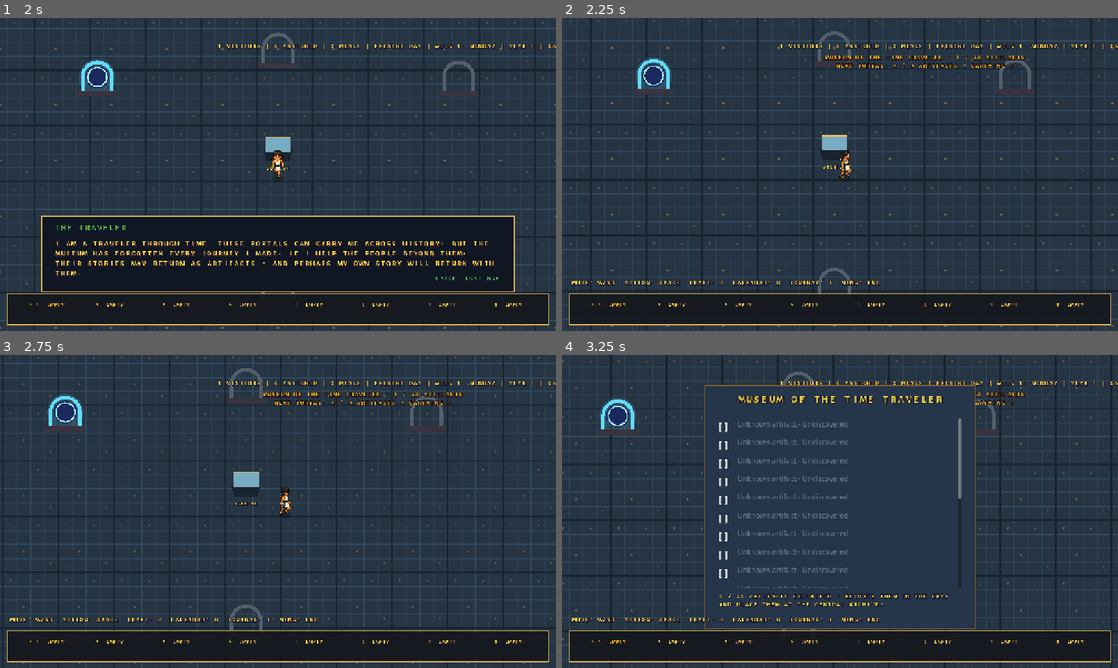
Above: before the commit, frames 1-4 (two rows, left to right).
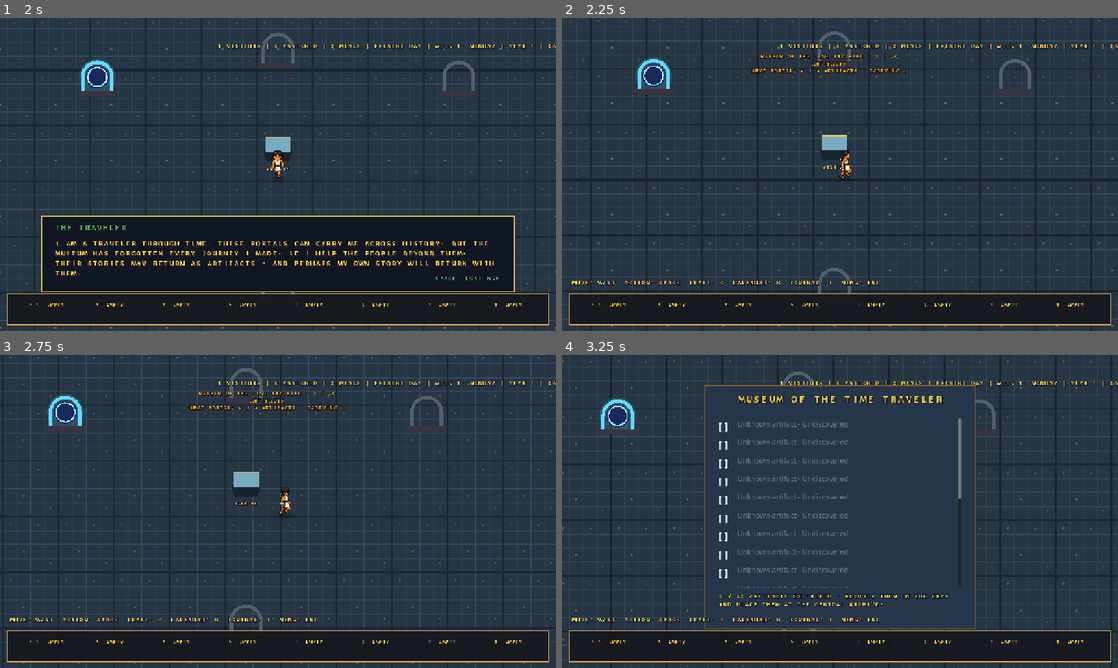
Above: after the commit, the same moments.

Repository: danisanchezcrespo/stardew
Game: Godot game, scene res://main.tscn
The game is run twice, just before and just after one commit, with the same random seed, the same clock (stepped at 60 frames per second) and the same inputs.
Inputs (mouse positions are in pixels of both pictures, inside the frame that each line leads up to):
- Up to frame 1 (2 s): tap Enter at 0.5 s; move the mouse to (400, 158) at 0.52 s; hold D (move_right) 0.53-1.28 s; hold Space (craft_confirm) 0.53-1.28 s; click (400, 158) at 0.67 s; move the mouse to (166, 190) at 1.27 s; hold S (menu_down) from 1.28 s (still down); tap Tab (next_villager) at 1.35 s
- Up to frame 2 (2.25 s): tap Space (craft_confirm) at 2 s; move the mouse to (895, 105) at 2.02 s; release S (menu_down) at 2.03 s; hold D (move_right) from 2.03 s (still down); hold B (open_calendar) from 2.03 s (still down)
- Up to frame 3 (2.75 s): keep holding D (move_right); keep holding B (open_calendar)
- Up to frame 4 (3.25 s): move the mouse to (812, 574) at 2.77 s; release D (move_right) at 2.78 s; release B (open_calendar) at 2.78 s; hold W (menu_up) from 2.78 s (still down); tap M (open_collection) at 2.85 s; click (812, 574) at 2.92 s

Frame 1 is identical in both runs. In frame 2, 1.0% of the frame differs, in the area x 34-84%, y 11-18%; in frame 3, 1.0%; in frame 4, 0.2%.

Commit message:
Polish building interaction panels

Diff:
--- a/godot/gameplay/main_game.gd
+++ b/godot/gameplay/main_game.gd
@@ -766,11 +766,11 @@
 	population_label.add_theme_font_size_override("font_size", 16)
 	layer.add_child(population_label)
 	objective_label = Label.new()
-	objective_label.position = Vector2(500, 84)
-	objective_label.size = Vector2(670, 58)
+	objective_label.position = Vector2(420, 82)
+	objective_label.size = Vector2(390, 78)
 	objective_label.horizontal_alignment = HORIZONTAL_ALIGNMENT_CENTER
 	objective_label.autowrap_mode = TextServer.AUTOWRAP_WORD_SMART
-	objective_label.add_theme_font_size_override("font_size", 16)
+	objective_label.add_theme_font_size_override("font_size", 14)
 	objective_label.add_theme_color_override("font_color", Color("#f0cc72"))
 	layer.add_child(objective_label)
 	interaction_label = Label.new()
@@ -1433,7 +1433,9 @@
 func _sleep_to_next_day() -> void:
 	if day_summary_open: return
 	var home: Variant = _player_home_target()
-	if home != null: player.position = home.global_position + Vector2(0, 38)
+	# Wake at the building's configured exterior use port, never inside its
+	# collision footprint.
+	if home != null: player.position = home.interaction_position()
 	day_time_seconds = MORNING_TIME_SECONDS
 	_record_year_end_if_needed()
 	var next_day: Dictionary = meta_progression.advance_day()
@@ -2129,6 +2131,8 @@
 		building_details_body.text = "UNDER CONSTRUCTION\n\nMaterials\n%s\n\nWork: %d%%\nHealth: stable" % ["\n".join(materials), roundi(site.work_progress() * 100.0)]
 		var deliverable := _construction_deliverable(site)
 		construction_delivery_popup.visible = not deliverable.is_empty()
+		building_context_button.visible = not deliverable.is_empty()
+		building_context_button.text = "DELIVER ALL AVAILABLE MATERIALS"
 		if not deliverable.is_empty():
 			var delivery_rows: Array[String] = []
 			for index in range(deliverable.size()):
@@ -2141,8 +2145,8 @@
 					construction_delivery_icons[index].texture = ItemIconAtlasType.icon(item_id)
 					construction_delivery_icons[index].visible = true
 			for index in range(deliverable.size(), construction_delivery_icons.size()): construction_delivery_icons[index].visible = false
-			construction_delivery_label.text = "DELIVER MATERIALS\n\n%s\n\nSPACE  Deliver all available" % "\n".join(delivery_rows)
-		building_details_controls.text = "Space: %s    Esc: close" % ("deliver shown materials" if not deliverable.is_empty() else ("start building" if site.materials_complete() else "select a required material"))
+			construction_delivery_label.text = "AVAILABLE TO DELIVER\n\n%s" % "\n".join(delivery_rows)
+		building_details_controls.text = "%s    Esc: close" % ("Use the Deliver button" if not deliverable.is_empty() else ("Space: start building" if site.materials_complete() else "Bring one of the required materials"))
 		return
 	construction_delivery_popup.visible = false
 	building_details_controls.text = "Upgrade levels improve output speed by 25% - Esc: close"
--- a/godot/tests/test_diegetic_ux.gd
+++ b/godot/tests/test_diegetic_ux.gd
@@ -19,14 +19,16 @@
 	_expect(not InputMap.has_action("open_tech_tree") and not InputMap.has_action("sleep_day"), "Technology and sleep must not expose global shortcut actions.", failures)
 	var university_id := _place_and_complete(game, "university_plan", Vector2i(20, 12))
 	_expect(game.open_building_details(university_id) and game.building_context_button.visible, "The University must expose its study action in-world.", failures)
-	game.building_details_context_action()
+	game.building_context_button.pressed.emit()
 	_expect(game.tech_open, "Entering the University must open University Studies.", failures)
 	game.set_tech_open(false)
 	var home_id := _place_and_complete(game, "traveler_cottage_plan", Vector2i(10, 12))
 	game.day_time_seconds = game.DAY_LENGTH_SECONDS * 0.6
 	_expect(game.open_building_details(home_id) and game.building_context_button.text.contains("SLEEP"), "The Traveler's home must expose a Sleep button.", failures)
+	var wake_position: Vector2 = game.placed_targets[home_id].interaction_position()
 	game.building_details_context_action()
 	_expect(is_equal_approx(game.day_time_seconds, game.MORNING_TIME_SECONDS), "Sleeping through the home must wake the world at 07:00.", failures)
+	_expect(game.player.position.is_equal_approx(wake_position), "Sleeping must wake the player at the cottage's exterior use port.", failures)
 	game.queue_free(); await process_frame
 	if failures.is_empty(): print("PASS: diegetic UX"); quit(0); return
 	for failure: String in failures: push_error(failure)
--- a/godot/tests/test_physical_construction.gd
+++ b/godot/tests/test_physical_construction.gd
@@ -41,8 +41,8 @@
 	game.inventory.add("wood", 10)
 	game.select_quick_slot(_find_slot(game.inventory, "wood"))
 	_expect(game.open_building_details(instance_id), "Space flow should open construction details.", failures)
-	_expect(game.construction_delivery_popup.visible and game.construction_delivery_label.text.contains("Wood  x8") and game.construction_delivery_label.text.contains("SPACE  Deliver"), "Compatible inventory should open a polished delivery confirmation with its exact amount.", failures)
-	game.building_details_context_action()
+	_expect(game.construction_delivery_popup.visible and game.construction_delivery_label.text.contains("Wood  x8") and game.building_context_button.visible and game.building_context_button.text.contains("DELIVER"), "Compatible inventory should expose a clickable delivery button with its exact amount.", failures)
+	game.building_context_button.pressed.emit()
 	game.close_building_details()
 	_expect(game.inventory.count("wood") == 2, "Excess delivered wood should remain with the player.", failures)
 	game.inventory.add("mud_bricks", 10)
--- a/godot/ui/game_theme.gd
+++ b/godot/ui/game_theme.gd
@@ -31,18 +31,20 @@
 		result.set_font(rich_font, "RichTextLabel", PIXEL)
 	result.set_font_size("font_size", "Button", 19)
 	result.set_font_size("font_size", "OptionButton", 18)
-	result.set_color("font_color", "Button", cream)
-	result.set_color("font_hover_color", "Button", Color.WHITE)
-	result.set_color("font_pressed_color", "Button", Color.WHITE)
+	result.set_color("font_color", "Button", ink)
+	result.set_color("font_hover_color", "Button", Color("#201710"))
+	result.set_color("font_pressed_color", "Button", Color("#201710"))
+	result.set_color("font_disabled_color", "Button", Color("#716a5e"))
 	result.set_color("font_color", "LineEdit", ink)
 	result.set_color("font_placeholder_color", "LineEdit", Color(0.3, 0.24, 0.2, 0.55))
-	result.set_color("font_color", "OptionButton", cream)
-	result.set_stylebox("normal", "Button", _box(blue, blue.darkened(0.35), 2, 7))
-	result.set_stylebox("hover", "Button", _box(blue.lightened(0.12), gold, 2, 7))
-	result.set_stylebox("pressed", "Button", _box(Color("#114d60"), Color("#ffe09a"), 2, 7))
+	result.set_color("font_color", "OptionButton", ink)
+	result.set_stylebox("normal", "Button", _box(Color("#f3d995"), Color("#8e6a32"), 2, 7))
+	result.set_stylebox("hover", "Button", _box(Color("#ffe9ad"), gold, 3, 7))
+	result.set_stylebox("pressed", "Button", _box(Color("#ddb967"), Color("#fff0b8"), 2, 7))
+	result.set_stylebox("disabled", "Button", _box(Color("#a9a18e"), Color("#756f62"), 2, 7))
 	result.set_stylebox("focus", "Button", _box(Color(0, 0, 0, 0), Color("#ffe09a"), 2, 7))
-	result.set_stylebox("normal", "OptionButton", _box(blue, blue.darkened(0.35), 2, 6))
-	result.set_stylebox("hover", "OptionButton", _box(blue.lightened(0.12), gold, 2, 6))
+	result.set_stylebox("normal", "OptionButton", _box(Color("#f3d995"), Color("#8e6a32"), 2, 6))
+	result.set_stylebox("hover", "OptionButton", _box(Color("#ffe9ad"), gold, 2, 6))
 	result.set_stylebox("normal", "LineEdit", _box(Color("#f8e7bc"), Color("#8e6a32"), 2, 5))
 	result.set_stylebox("focus", "LineEdit", _box(Color("#fff4d6"), BLUE, 2, 5))
 	result.set_stylebox("panel", "PopupMenu", _box(night, gold, 2, 5))
